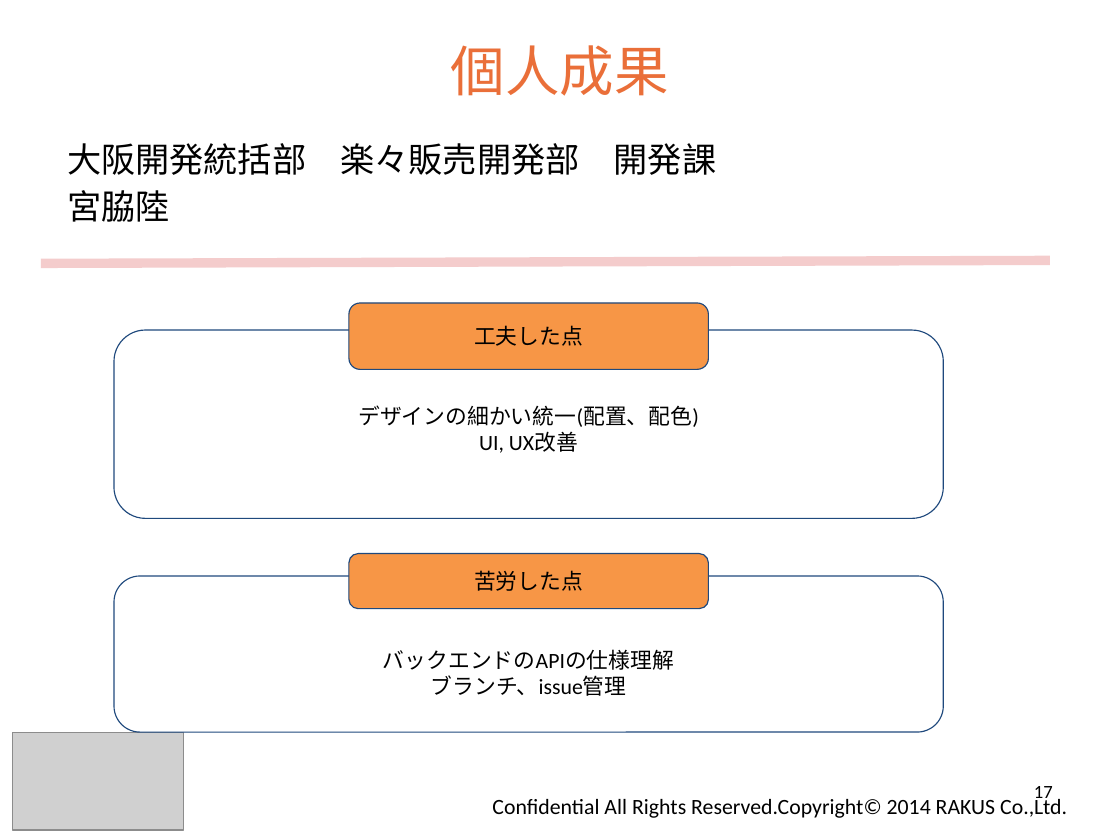
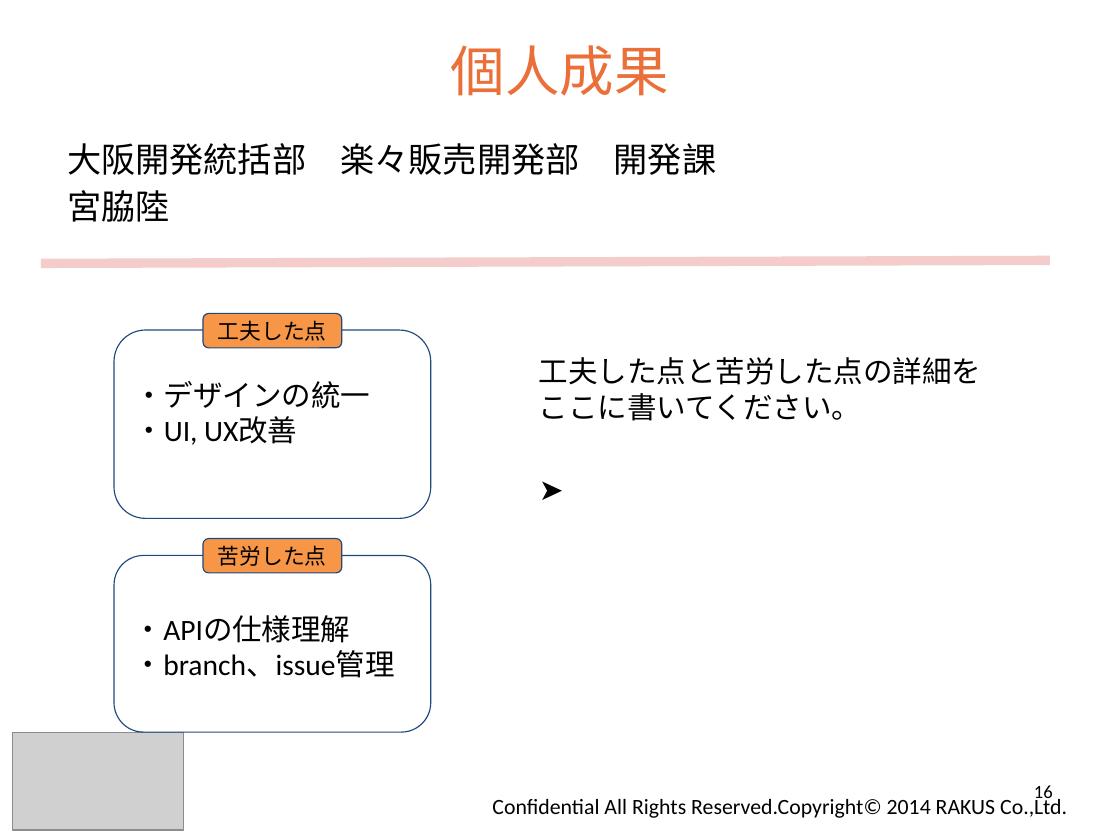
Before and after one commit to ecsite-project/ec-202404b-back, a slide deck: slide 16 of document/楽楽ペット チームB成果発表.pptx (slide 17 before the commit). Drawn at 1120x840 pixels with LibreOffice and Linux fonts; fonts in the diff are those of the drawing; grey boxes stand for pictures; background and template pictures are left out. Boxes give left, top, right and bottom in pixels: in the first picture for what was removed or moved away, otherwise in the second. Text is boxed around its words. In the diff, an @@ line names an element or a change of style, - is before the commit and + after.

```diff
--- a/document/楽楽ペット チームB成果発表.pptx
+++ b/document/楽楽ペット チームB成果発表.pptx
@@ rounded rectangle "工夫した点": place and size @@
-rounded rectangle "工夫した点" at (349,304,709,370)
+rounded rectangle "工夫した点" at (203,314,342,348)
@@ rounded rectangle "・デザインの統一": place and size @@
-rounded rectangle "・デザインの統一" at (114,330,943,519)
+rounded rectangle "・デザインの統一" at (114,330,431,519)
@@ text added at (539,357,981,421), 19 pt, text #000000 @@
+工夫した点と苦労した点の詳細をここに書いてください。
+➤
@@ text in rounded rectangle at (134,381,370,445): text changed; size 14 to 19 pt @@
-デザインの細かい統一(配置、配色)
-UI, UX改善
+・デザインの統一
+・UI, UX改善
@@ rounded rectangle "苦労した点": place and size @@
-rounded rectangle "苦労した点" at (349,553,709,608)
+rounded rectangle "苦労した点" at (203,539,342,573)
@@ rounded rectangle added at (114,556,431,732), fill #FFFFFF, outline #1F497D 0.75 pt, 19 pt, text #000000 @@
+・APIの仕様理解
+・branch、issue管理
@@ rounded rectangle removed at (114,576,943,731) @@
-バックエンドのAPIの仕様理解
-ブランチ、issue管理
@@ page number at (1034,785,1053,804): text changed @@
-17
+16
```
Also in this commit, not shown: 11 other slides changed, 1 slide removed.
